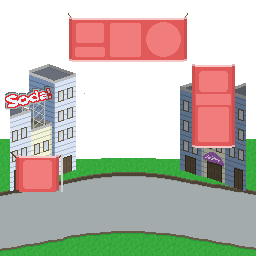
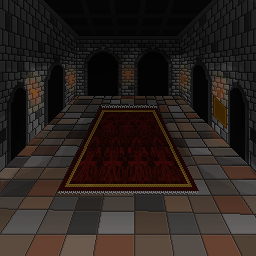
Comparing the layer stacks of the two 256px x 256px images. Changes:
added layer "Layer 19" above "Layer 12 copy" over <box>0,0,256,256</box>
added layer "Layer 12 copy" (70%) above "Layer 22" over <box>0,0,256,240</box>
added layer "Layer 22" above "Layer 20" over <box>213,95,227,129</box>
added layer "Layer 20" above "Layer 16 copy" over <box>24,58,230,150</box>
showed "Layer 16 copy", painted on it over <box>47,68,209,194</box>
added layer "Layer 16" (30%) above "Layer 9 copy 2" over <box>57,106,198,195</box>
added layer "Layer 9 copy 2" above "Layer 18" over <box>0,94,256,256</box>
added layer "Layer 18" above "Layer 17" over <box>181,76,223,98</box>
"Layer 17": opacity 20% → 100%, moved it above "Layer 9 copy", painted on it over <box>0,72,256,256</box>
removed layer "Layer 6" over <box>0,139,256,256</box>
added layer "Layer 9 copy" above "Layer 13" over <box>0,0,256,256</box>
painted on "Layer 13" over <box>0,0,256,256</box>
removed layer "Layer 12" over <box>192,64,235,148</box>
removed layer "Layer 10" over <box>5,86,224,168</box>
removed layer "Layer 1 copy" over <box>10,64,246,191</box>
removed layer "Layer 1" over <box>10,64,246,191</box>
removed layer "Layer 15" over <box>68,13,188,62</box>
showed "Wall copy" over <box>0,0,256,256</box>
